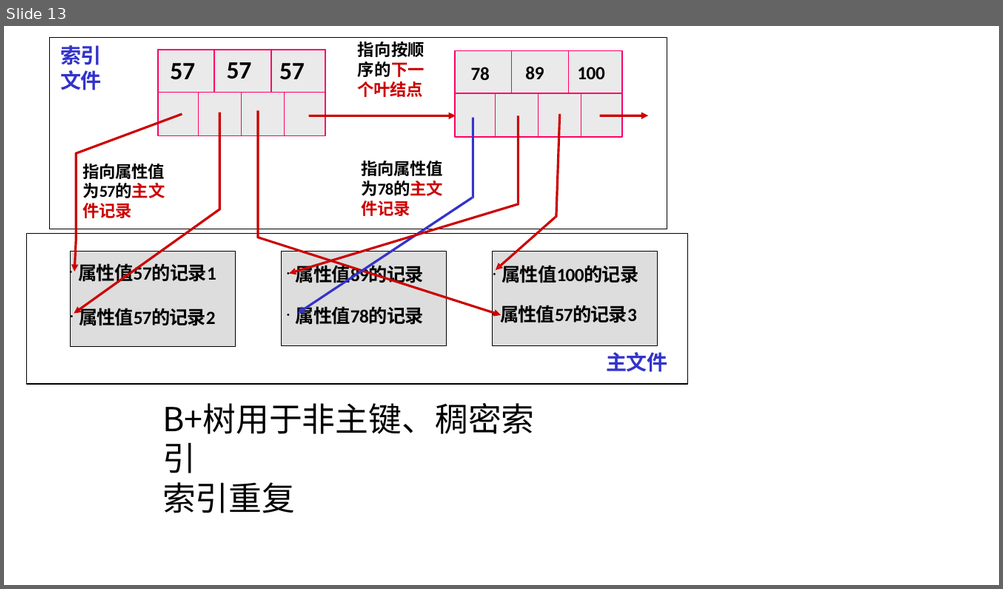
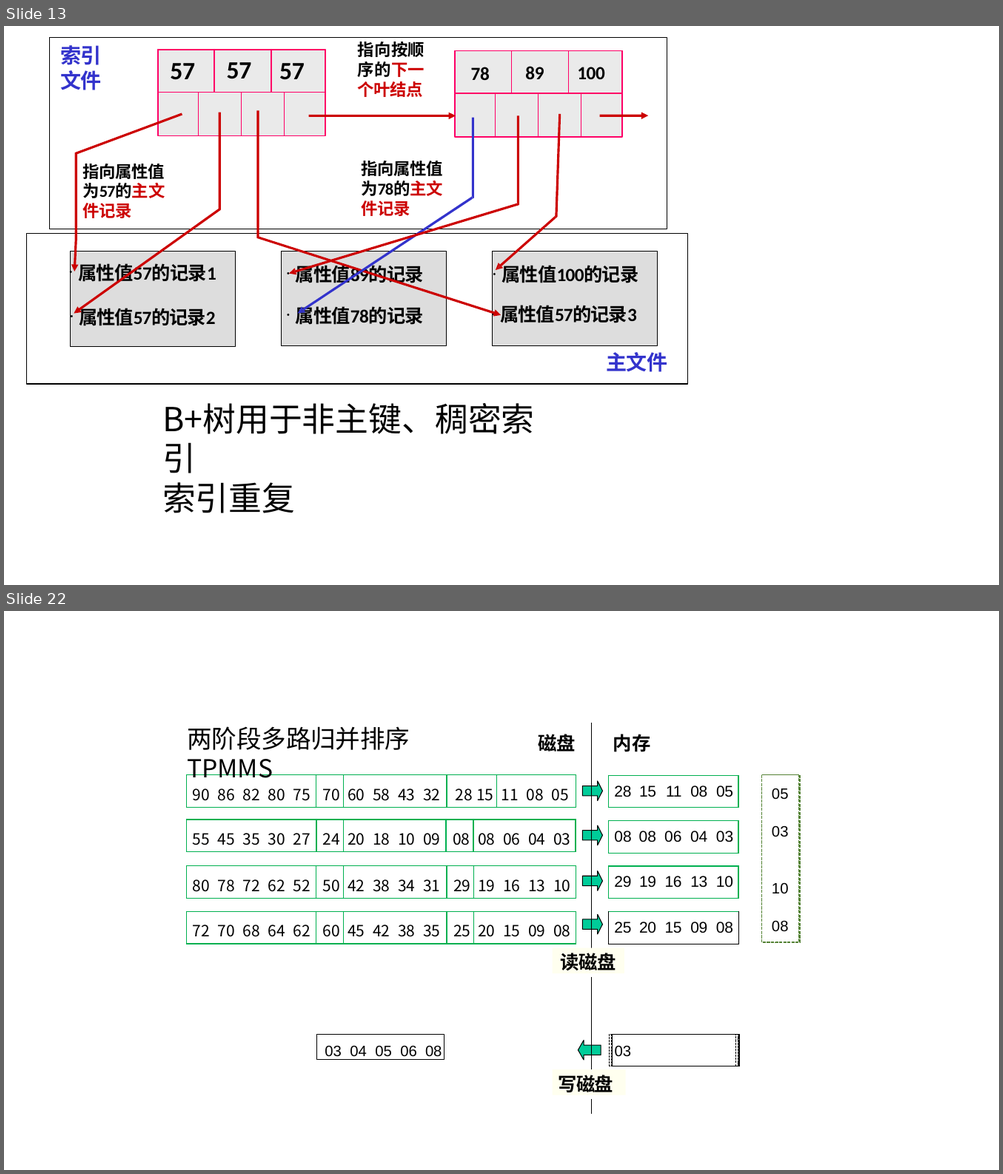
Before and after one commit to guofei9987/a, a slide deck: computer/database/database.pptx. Shown one above the other, each under a label of ours: slide 13 before the commit, slides 13 and 22 after it; the slides between them are not shown. The pictures are 1003x589 and 1003x1174 pixels, drawn with LibreOffice and Linux fonts; fonts in the diff are those of the drawing. Boxes give left, top, right and bottom in pixels: in the first picture for what was removed or moved away, otherwise in the second. Text is boxed around its words. In the diff, an @@ line names an element or a change of style, - is before the commit and + after.

```diff
--- a/computer/database/database.pptx
+++ b/computer/database/database.pptx
@@ slide 22 added at (4, 611, 999, 1170), background #FFFFFF @@
@@ text added at (188, 726, 410, 750), 24 pt, text #000000 @@
+两阶段多路归并排序TPMMS
@@ text added at (538, 734, 651, 752), 18.1 pt, text #000000, bold @@
+磁盘 内存
@@ group added at (582, 723, 603, 948): 9 freeform shapes @@
@@ table added at (187, 775, 578, 807), 1 rows, 14 columns @@
+90 | 86 | 82 | 80 | 75 | 70 | 60 | 58 | 43 | 32 | 28 15 | 11 | 08 | 05
@@ table added at (609, 775, 738, 944), 7 rows, 5 columns @@
+28 | 15 | 11 | 08 | 05
+ |  |  |  | 
+08 | 08 | 06 | 04 | 03
+ |  |  |  | 
+29 | 19 | 16 | 13 | 10
+ |  |  |  | 
+25 | 20 | 15 | 09 | 08
@@ freeform shape added at (761, 775, 800, 943), outline #548235 1 pt dashed @@
@@ text added at (771, 788, 788, 932), 14.5 pt, text #000000 @@
+05
+03
+10
+08
@@ table added at (186, 820, 578, 852), 1 rows, 15 columns @@
+55 | 45 | 35 | 30 | 27 | 24 | 20 | 18 | 10 | 09 | 08 | 08 | 06 | 04 | 03
@@ table added at (186, 866, 578, 898), 1 rows, 15 columns @@
+80 | 78 | 72 | 62 | 52 | 50 | 42 | 38 | 34 | 31 | 29 | 19 | 16 | 13 | 10
@@ table added at (187, 911, 578, 944), 1 rows, 15 columns @@
+72 | 70 | 68 | 64 | 62 | 60 | 45 | 42 | 38 | 35 | 25 | 20 | 15 | 09 | 08
@@ rectangle added at (552, 948, 625, 974), fill #FFFFEF, 18.1 pt, text #000000, bold @@
+读磁盘
@@ freeform shape added at (592, 977, 592, 1070), outline #000000 0.87 pt @@
@@ rectangle added at (316, 1035, 444, 1060), outline #000000 0.75 pt, 14.5 pt, text #000000 @@
+03 04 05 06 08
@@ freeform shape added at (578, 1041, 601, 1060), fill #00CC99 @@
@@ freeform shape added at (578, 1041, 601, 1060), outline #000000 0.75 pt @@
@@ freeform shape added at (609, 1035, 739, 1067), outline #000000 0.75 pt dashed @@
@@ freeform shape added at (612, 1035, 739, 1067), outline #000000 0.75 pt dashed @@
@@ freeform shape added at (612, 1035, 740, 1067), outline #000000 0.75 pt @@
@@ text added at (614, 1046, 632, 1057), 14.5 pt, text #000000 @@
+03
@@ rectangle added at (552, 1070, 626, 1095), fill #FFFFEF, 18.1 pt, text #000000, bold @@
+写磁盘
@@ freeform shape added at (592, 1099, 592, 1116), outline #000000 0.87 pt @@
```
Also in this commit, not shown: 10 other slides added, 14 other files.
